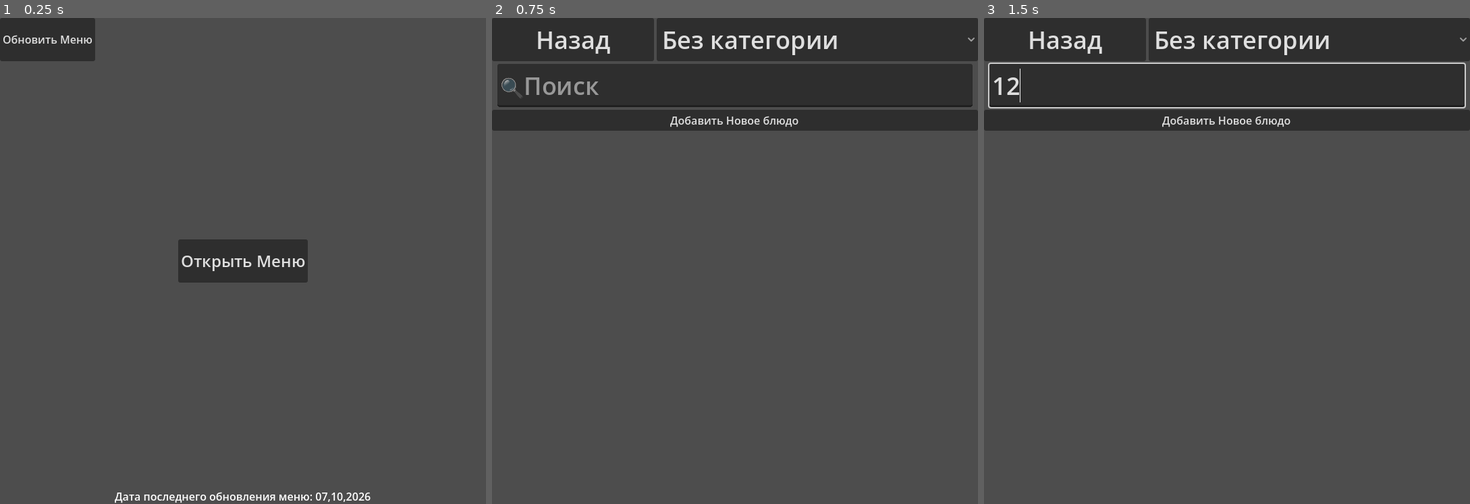
Above: before the commit, frames 1-3 (left to right).
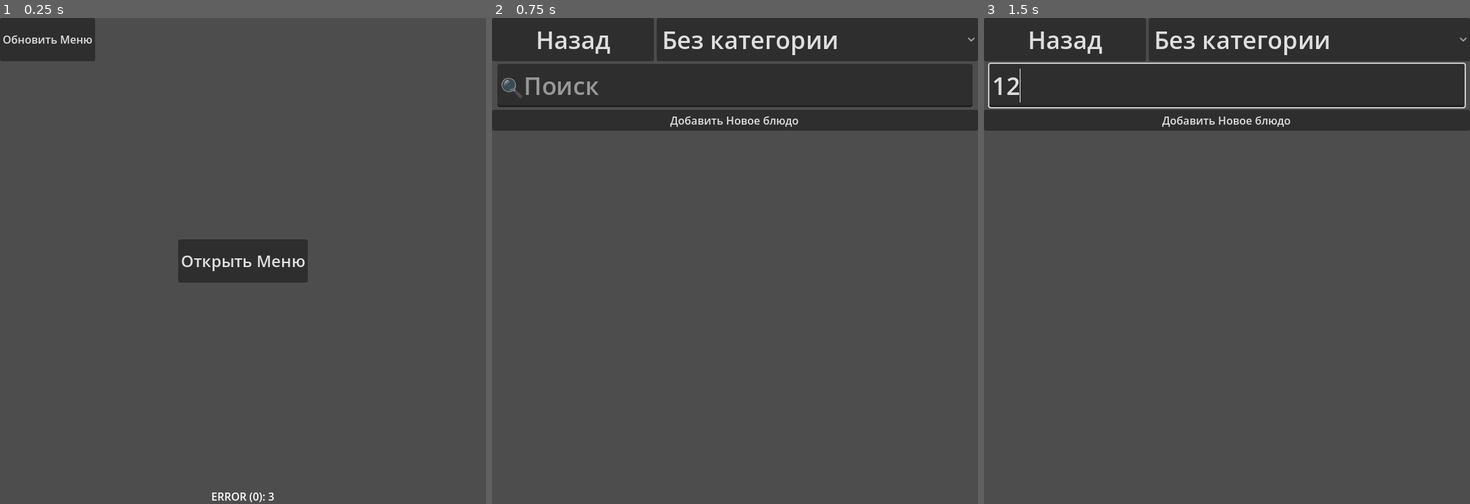
Above: after the commit, the same moments.

Repository: lopkauna/webgdhtttptest
Game: Godot game, scene res://node_2d.tscn
The game is run twice, just before and just after one commit, with the same random seed, the same clock (stepped at 60 frames per second) and the same inputs.
Inputs (mouse positions are in pixels of both pictures, inside the frame that each line leads up to):
- Up to frame 1 (0.25 s): no input
- Up to frame 2 (0.75 s): click "Открыть Меню" at 0.5 s
- Up to frame 3 (1.5 s): click (1227, 86) at 1.27 s; type "12" at 1.35 s

The runs differ from the first frame. In frame 1, 0.4% of the frame differs, in the area x 23-77%, y 97-100%; in frame 2, nothing differs; in frame 3, nothing differs.
Error after the commit: Parse Error: Preload file "uid://bge3serxcuc83" does not exist. (res://dish_card.gd:3)

Commit message:
456456
teyrtiu678

Diff:
--- a/Cells/dish_image.gd
+++ /dev/null
@@ -1,42 +0,0 @@
-extends TextureRect
-
-var curname = "img.png"
-@onready var accept: Button = $MarginContainer/Button/Window/VBoxContainer/HBoxContainer/Accept
-
-# Called when the node enters the scene tree for the first time.
-func _ready() -> void:
-	pass # Replace with function body.
-
-
-# Called every frame. 'delta' is the elapsed time since the previous frame.
-func _process(_delta: float) -> void:
-	pass
-
-
-func _on_button_pressed() -> void:
-	#$MarginContainer/Button/ConfirmationDialog.popup()
-	$MarginContainer/Button/Window.popup()
-
-
-func _on_confirmation_dialog_confirmed() -> void:
-	self.queue_free()
-
-func _remove_image(imgnm : String) -> void:
-	var photosdir = DirAccess.open("user://alldishes/"+str($"../../../../../../../../..".curdish["dishid"])+"res/photos")
-	if photosdir == null:
-		return
-	photosdir.remove(imgnm)
-	#$"../../../../../../../../..".curdish["dishimages"].remove_at(int(imgnm.right(-4)))
-	for pht in photosdir.get_files().size():
-		photosdir.rename(photosdir.get_files()[pht],str(str(pht)+".png"))
-	$"../../../../../../../../..".curdish["dishimages"].assign(photosdir.get_files())
-	$"../../.."._load_existing_photos()
-
-func _on_accept_pressed() -> void:
-	_remove_image(curname)
-	#self.queue_free()
-
-
-
-func _on_decline_pressed() -> void:
-	$MarginContainer/Button/Window.hide()
--- a/Cells/dish_image.tscn
+++ /dev/null
@@ -1,74 +0,0 @@
-[gd_scene format=3 uid="uid://cilpmb0b12mix"]
-
-[ext_resource type="Script" uid="uid://dondaemnevjxj" path="res://Cells/dish_image.gd" id="1_qqimq"]
-
-[node name="DishImage" type="TextureRect" unique_id=991028339]
-anchors_preset = 15
-anchor_right = 1.0
-anchor_bottom = 1.0
-grow_horizontal = 2
-grow_vertical = 2
-expand_mode = 3
-stretch_mode = 4
-script = ExtResource("1_qqimq")
-
-[node name="MarginContainer" type="MarginContainer" parent="." unique_id=600938344]
-layout_mode = 1
-anchors_preset = 15
-anchor_right = 1.0
-anchor_bottom = 1.0
-grow_horizontal = 2
-grow_vertical = 2
-
-[node name="Button" type="Button" parent="MarginContainer" unique_id=868530413]
-custom_minimum_size = Vector2(36, 36)
-layout_mode = 2
-size_flags_horizontal = 8
-size_flags_vertical = 0
-text = "X"
-
-[node name="ConfirmationDialog" type="ConfirmationDialog" parent="MarginContainer/Button" unique_id=784810309]
-oversampling_override = 1.0
-title = "Удалить фото?"
-initial_position = 1
-ok_button_text = "Да"
-cancel_button_text = "Нет"
-
-[node name="Window" type="Window" parent="MarginContainer/Button" unique_id=1081654031]
-oversampling_override = 1.0
-initial_position = 1
-size = Vector2i(120, 100)
-visible = false
-
-[node name="VBoxContainer" type="VBoxContainer" parent="MarginContainer/Button/Window" unique_id=235235635]
-anchors_preset = 15
-anchor_right = 1.0
-anchor_bottom = 1.0
-grow_horizontal = 2
-grow_vertical = 2
-
-[node name="Label" type="Label" parent="MarginContainer/Button/Window/VBoxContainer" unique_id=884441797]
-layout_mode = 2
-size_flags_vertical = 3
-text = "Удалить
-фото?"
-horizontal_alignment = 1
-
-[node name="HBoxContainer" type="HBoxContainer" parent="MarginContainer/Button/Window/VBoxContainer" unique_id=823354403]
-layout_mode = 2
-size_flags_vertical = 3
-
-[node name="Accept" type="Button" parent="MarginContainer/Button/Window/VBoxContainer/HBoxContainer" unique_id=1452337836]
-layout_mode = 2
-size_flags_horizontal = 3
-text = "Да"
-
-[node name="Decline" type="Button" parent="MarginContainer/Button/Window/VBoxContainer/HBoxContainer" unique_id=419880184]
-layout_mode = 2
-size_flags_horizontal = 3
-text = "Нет"
-
-[connection signal="pressed" from="MarginContainer/Button" to="." method="_on_button_pressed"]
-[connection signal="confirmed" from="MarginContainer/Button/ConfirmationDialog" to="." method="_on_confirmation_dialog_confirmed"]
-[connection signal="pressed" from="MarginContainer/Button/Window/VBoxContainer/HBoxContainer/Accept" to="." method="_on_accept_pressed"]
-[connection signal="pressed" from="MarginContainer/Button/Window/VBoxContainer/HBoxContainer/Decline" to="." method="_on_decline_pressed"]
--- a/Cells/exterminate_cell.tscn
+++ /dev/null
@@ -1,50 +0,0 @@
-[gd_scene format=3 uid="uid://ce5610rvnyhfg"]
-
-[sub_resource type="StyleBoxFlat" id="StyleBoxFlat_xvhme"]
-bg_color = Color(1, 1, 1, 0)
-border_width_left = 2
-border_width_top = 2
-border_width_right = 2
-border_width_bottom = 2
-
-[sub_resource type="StyleBoxEmpty" id="StyleBoxEmpty_g4v7s"]
-
-[sub_resource type="StyleBoxEmpty" id="StyleBoxEmpty_yf5fn"]
-
-[sub_resource type="StyleBoxEmpty" id="StyleBoxEmpty_57qmd"]
-
-[sub_resource type="StyleBoxEmpty" id="StyleBoxEmpty_3gngh"]
-
-[sub_resource type="StyleBoxEmpty" id="StyleBoxEmpty_fcnqv"]
-
-[node name="ValueCell" type="PanelContainer" unique_id=1114498506]
-anchors_preset = 15
-anchor_right = 1.0
-anchor_bottom = 1.0
-grow_horizontal = 2
-grow_vertical = 2
-theme_override_styles/panel = SubResource("StyleBoxFlat_xvhme")
-
-[node name="Button" type="Button" parent="." unique_id=1518900412]
-layout_mode = 2
-theme_override_colors/font_color = Color(1, 0, 0, 1)
-theme_override_colors/font_focus_color = Color(1, 0, 0, 1)
-theme_override_colors/font_pressed_color = Color(1, 0, 0, 1)
-theme_override_colors/font_hover_color = Color(1, 0, 0, 1)
-theme_override_colors/font_hover_pressed_color = Color(1, 0, 0, 1)
-theme_override_colors/font_disabled_color = Color(1, 0, 0, 1)
-theme_override_colors/font_outline_color = Color(0, 0, 0, 1)
-theme_override_colors/icon_normal_color = Color(1, 0, 0, 1)
-theme_override_colors/icon_focus_color = Color(1, 0, 0, 1)
-theme_override_colors/icon_pressed_color = Color(1, 0, 0, 1)
-theme_override_colors/icon_hover_color = Color(1, 0, 0, 1)
-theme_override_colors/icon_hover_pressed_color = Color(1, 0, 0, 1)
-theme_override_colors/icon_disabled_color = Color(1, 0, 0, 1)
-theme_override_constants/outline_size = 8
-theme_override_font_sizes/font_size = 44
-theme_override_styles/normal = SubResource("StyleBoxEmpty_g4v7s")
-theme_override_styles/pressed = SubResource("StyleBoxEmpty_yf5fn")
-theme_override_styles/hover = SubResource("StyleBoxEmpty_57qmd")
-theme_override_styles/disabled = SubResource("StyleBoxEmpty_3gngh")
-theme_override_styles/focus = SubResource("StyleBoxEmpty_fcnqv")
-text = "X"
--- a/Cells/number_cell.tscn
+++ /dev/null
@@ -1,23 +0,0 @@
-[gd_scene format=3 uid="uid://bge3serxcuc83"]
-
-[sub_resource type="StyleBoxFlat" id="StyleBoxFlat_chf4q"]
-bg_color = Color(1, 1, 1, 0)
-border_width_left = 2
-border_width_top = 2
-border_width_right = 2
-border_width_bottom = 2
-
-[node name="NumberCell" type="PanelContainer" unique_id=1114498506]
-anchors_preset = 15
-anchor_right = 1.0
-anchor_bottom = 1.0
-grow_horizontal = 2
-grow_vertical = 2
-theme_override_styles/panel = SubResource("StyleBoxFlat_chf4q")
-
-[node name="Label" type="Label" parent="." unique_id=105745512]
-layout_mode = 2
-size_flags_horizontal = 4
-theme_override_font_sizes/font_size = 24
-horizontal_alignment = 1
-vertical_alignment = 1
--- a/Cells/value_cell.tscn
+++ /dev/null
@@ -1,42 +0,0 @@
-[gd_scene format=3 uid="uid://b20pk56haj2uy"]
-
-[sub_resource type="StyleBoxFlat" id="StyleBoxFlat_xvhme"]
-bg_color = Color(1, 1, 1, 0)
-border_width_left = 2
-border_width_top = 2
-border_width_right = 2
-border_width_bottom = 2
-
-[sub_resource type="StyleBoxEmpty" id="StyleBoxEmpty_xvhme"]
-
-[sub_resource type="StyleBoxEmpty" id="StyleBoxEmpty_qe1d4"]
-
-[sub_resource type="StyleBoxEmpty" id="StyleBoxEmpty_fgr1g"]
-
-[node name="ValueCell" type="PanelContainer" unique_id=1114498506]
-clip_contents = true
-anchors_preset = 15
-anchor_right = 1.0
-anchor_bottom = 1.0
-grow_horizontal = 2
-grow_vertical = 2
-size_flags_vertical = 3
-theme_override_styles/panel = SubResource("StyleBoxFlat_xvhme")
-
-[node name="MarginContainer" type="MarginContainer" parent="." unique_id=280381166]
-layout_mode = 2
-theme_override_constants/margin_left = 4
-theme_override_constants/margin_right = 4
-
-[node name="LineEdit" type="TextEdit" parent="MarginContainer" unique_id=2588436]
-propagate_maximum_size = true
-layout_mode = 2
-size_flags_vertical = 4
-theme_override_font_sizes/font_size = 24
-theme_override_styles/normal = SubResource("StyleBoxEmpty_xvhme")
-theme_override_styles/focus = SubResource("StyleBoxEmpty_qe1d4")
-theme_override_styles/read_only = SubResource("StyleBoxEmpty_fgr1g")
-placeholder_text = "0.0"
-wrap_mode = 1
-scroll_fit_content_height = true
-scroll_fit_content_width = true
--- a/node_2d.gd
+++ b/node_2d.gd
@@ -109,6 +109,7 @@
 			var save_file = FileAccess.open("user://savedata.zip", FileAccess.WRITE)
 			save_file.store_line(updatelisthttp.download_file)
 			print("find OK:  ")
+			$MainMenu/MarginContainer/Label.text = str("find OK:  ", save_file.get_path_absolute())
 			extract_all_from_zip("user://main.zip")
 			#ZIPPacker
 			#ZIPReader
@@ -128,6 +129,7 @@
 				##	print(JSON.parse_string(body.get_string_from_utf8())[itr]["content"]["name"])
 
 		else:
+			$MainMenu/MarginContainer/Label.text = str("ERROR (", response_code, "): ", result)
 			print("ERROR (", response_code, "): ", result)
 
 func _btnmpressed(nm:String):
Not shown, removed: Cells/dish_image.gd.uid
Not shown, changed: index.html
Not shown, changed: index.pck
Not shown, changed: index.service.worker.js
